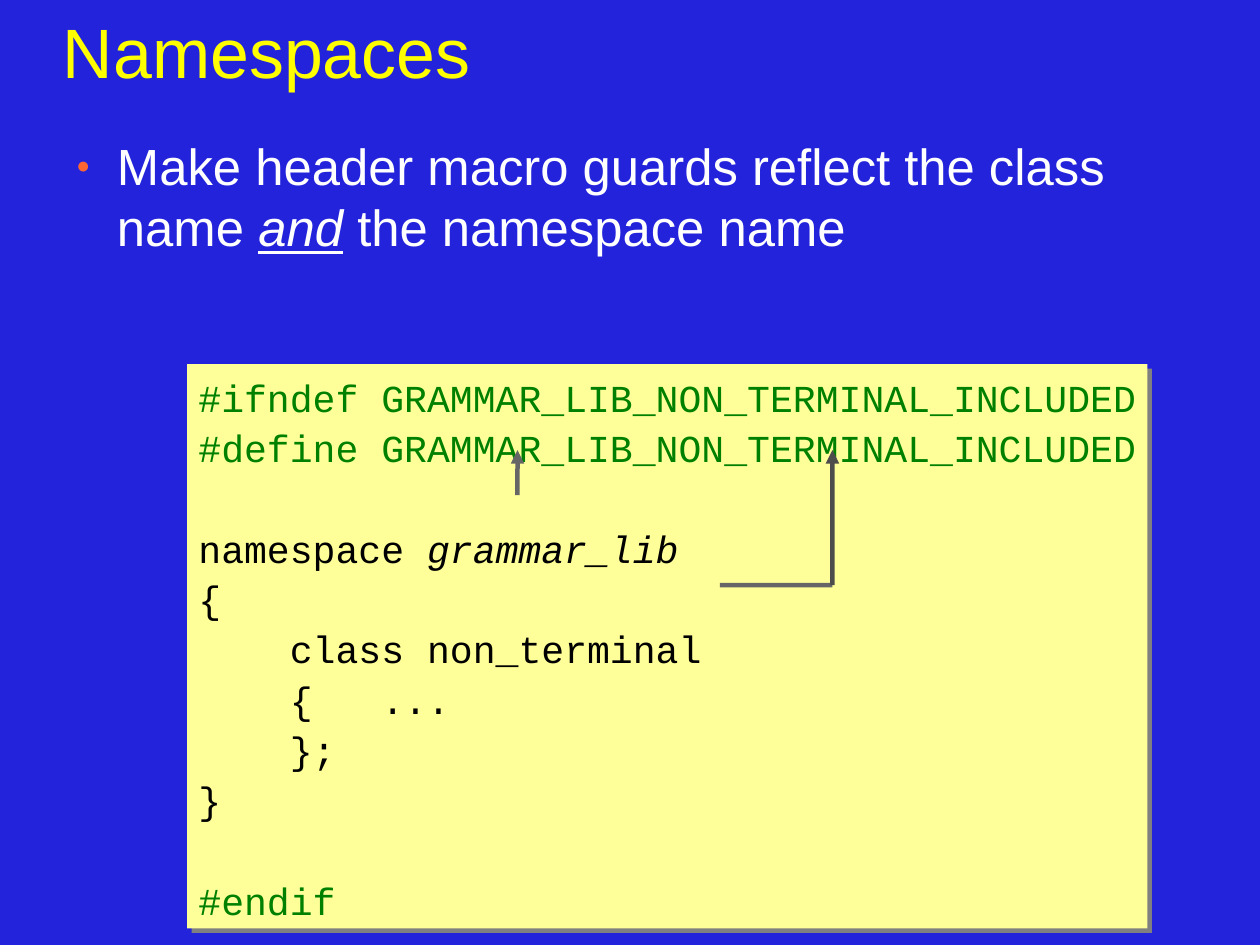
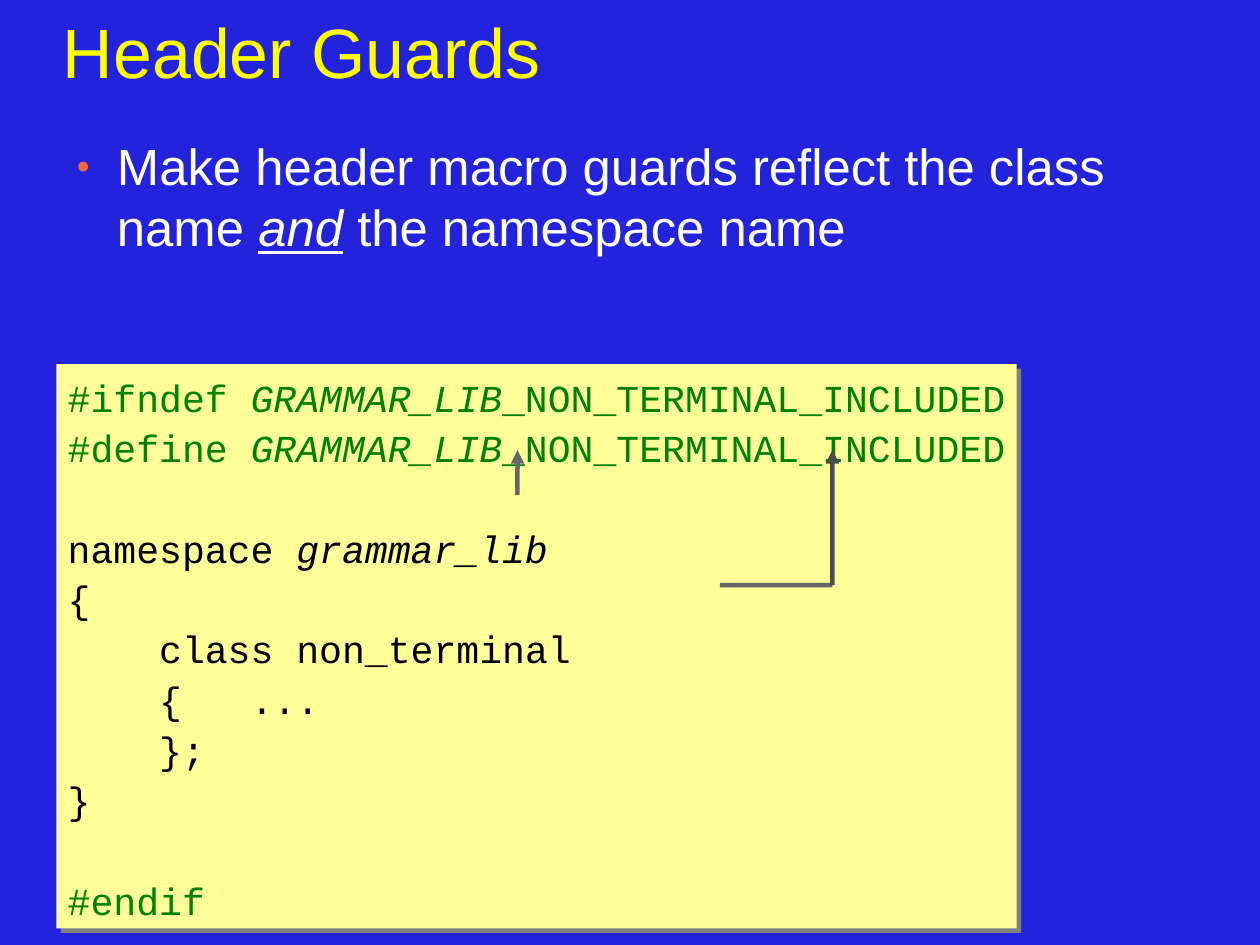
Before and after one commit to JonJagger/two-day-courses, a slide deck: slide 6 of cppf/06_Program_Organization_and_Dependency_Management.odp (slide 4 before the commit). Drawn at 1260x945 pixels with LibreOffice and Linux fonts; fonts in the diff are those of the drawing. Boxes give left, top, right and bottom in pixels: in the first picture for what was removed or moved away, otherwise in the second. Text is boxed around its words. In the diff, an @@ line names an element or a change of style, - is before the commit and + after.

```diff
--- a/cppf/06_Program_Organization_and_Dependency_Management.odp
+++ b/cppf/06_Program_Organization_and_Dependency_Management.odp
@@ title at [63,27,540,79]: text changed @@
-Namespaces
+Header Guards
@@ rectangle "#ifndef GRAMMAR_LIB_NON_TERMINAL_INCLUDED": place and size @@
-rectangle "#ifndef GRAMMAR_LIB_NON_TERMINAL_INCLUDED" at [188,365,1148,930]
+rectangle "#ifndef GRAMMAR_LIB_NON_TERMINAL_INCLUDED" at [56,365,1016,930]
@@ text in rectangle at [72,386,1006,473]: italic on in "GRAMMAR_LIB_NON_TERMINAL_INCLUDED", "GRAMMAR_LIB_NON_TERMINAL_INCLUDED" @@
```
Also in this commit, not shown: 12 other slides changed, 6 slides added, 4 slides removed.
